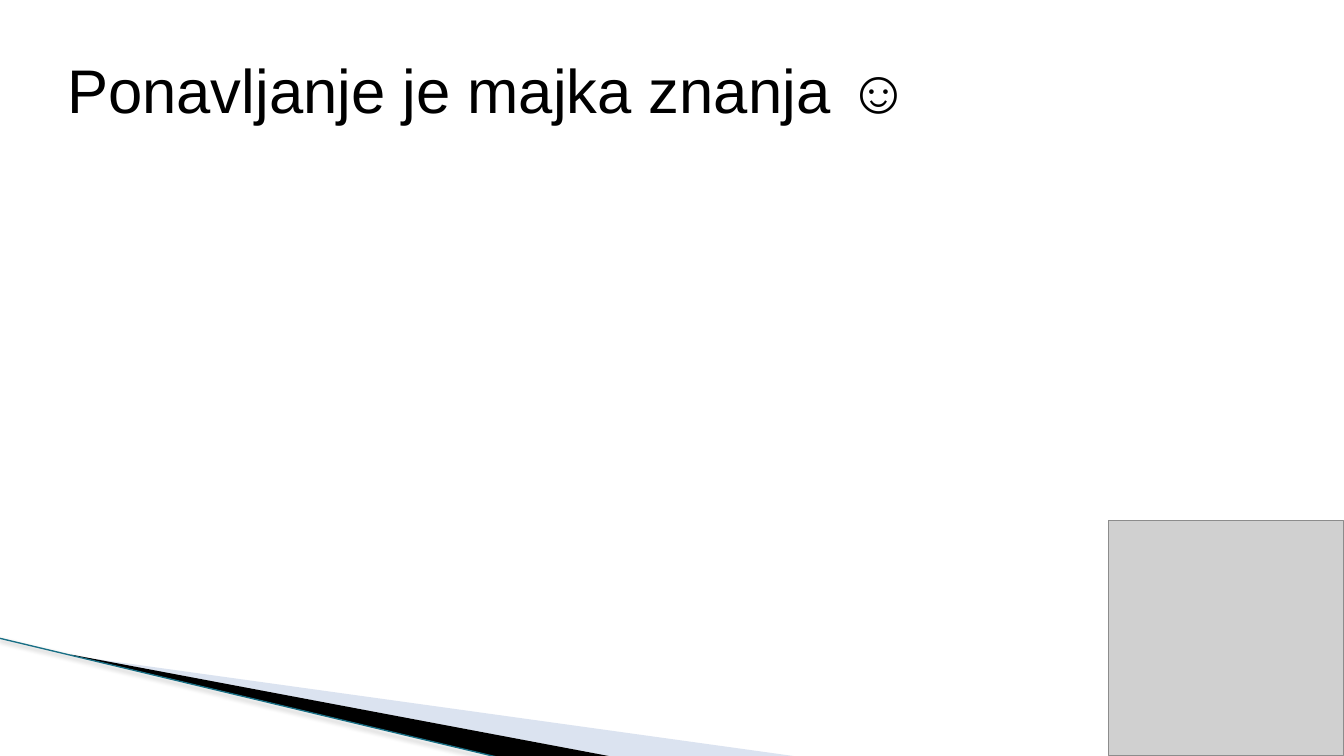
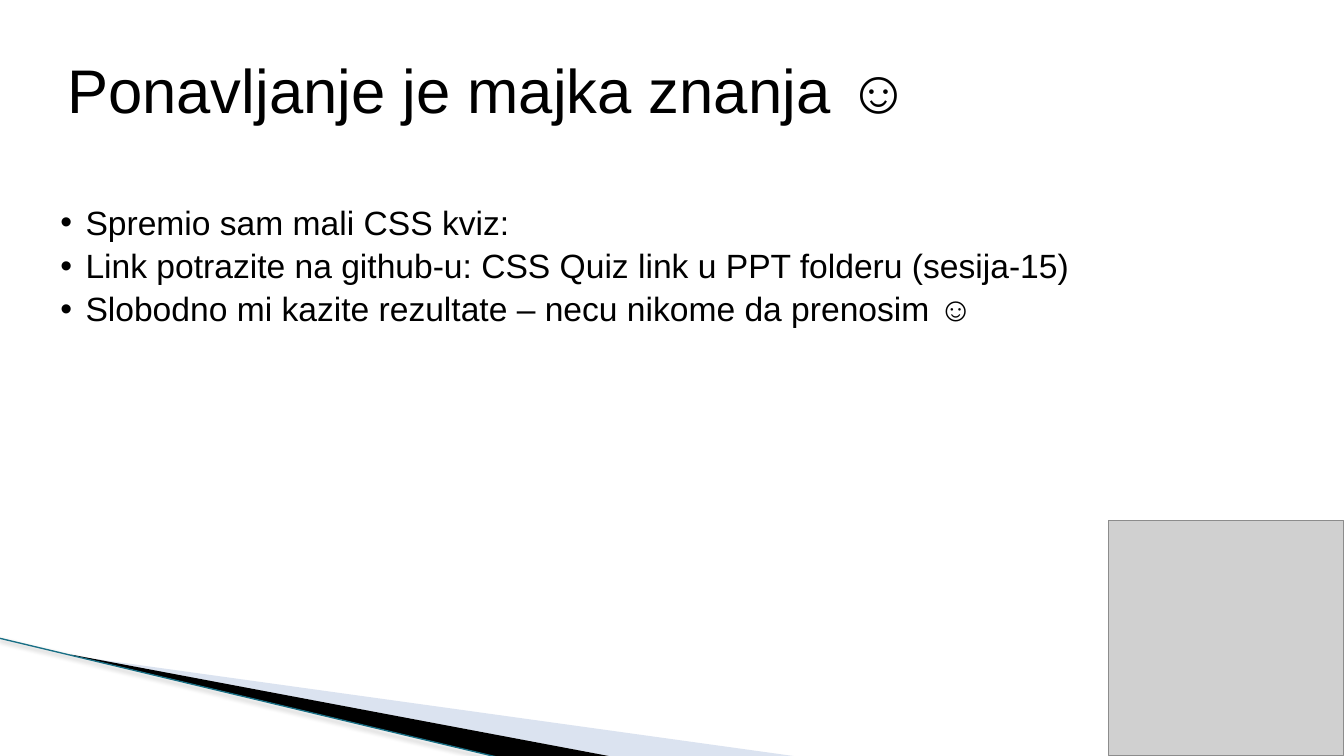
Before and after one commit to todalexcode/kurs-front-end, a slide deck: slide 3 of sesija-15/PPT/Front-End Developer-15.pptx. Drawn at 1344x756 pixels with LibreOffice and Linux fonts; fonts in the diff are those of the drawing; grey boxes stand for pictures; background and template pictures are left out. Boxes give left, top, right and bottom in pixels: in the first picture for what was removed or moved away, otherwise in the second. Text is boxed around its words. In the diff, an @@ line names an element or a change of style, - is before the commit and + after.

```diff
--- a/sesija-15/PPT/Front-End Developer-15.pptx
+++ b/sesija-15/PPT/Front-End Developer-15.pptx
@@ text added at (86,210,1069,328), 24 pt, text #000000 @@
+  • Spremio sam mali CSS kviz:
+  • Link potrazite na github-u: CSS Quiz link u PPT folderu (sesija-15)
+  • Slobodno mi kazite rezultate – necu nikome da prenosim ☺
```
Also in this commit, not shown: 9 slides added, 2 slides removed, 17 other files.
